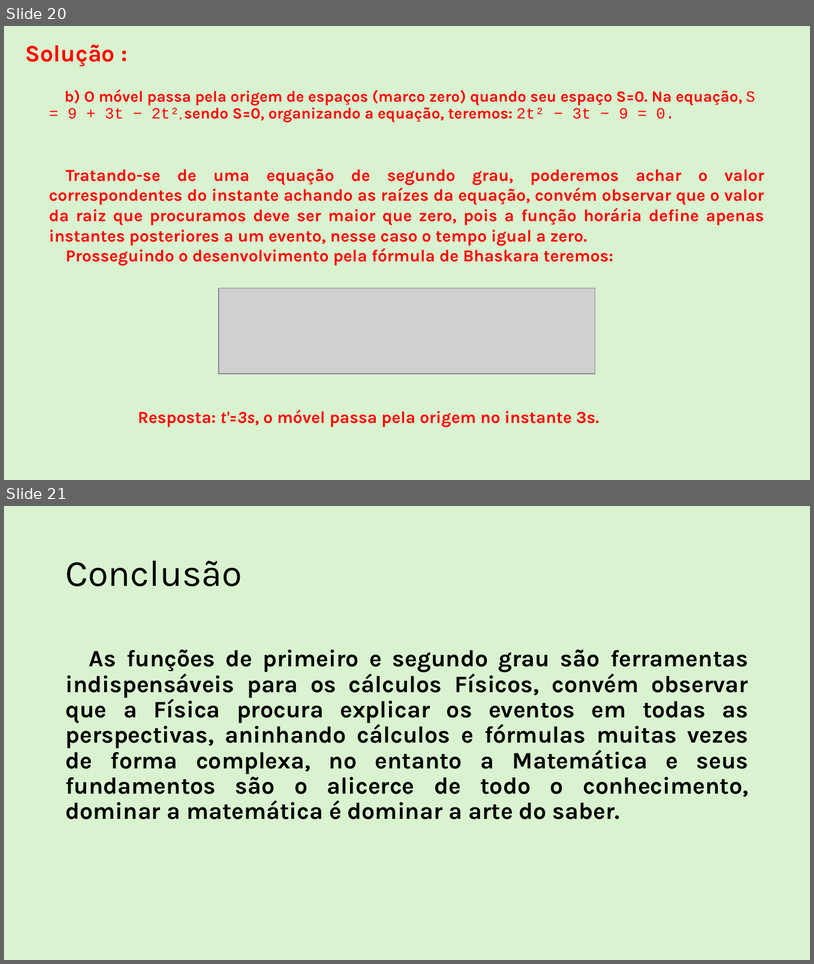
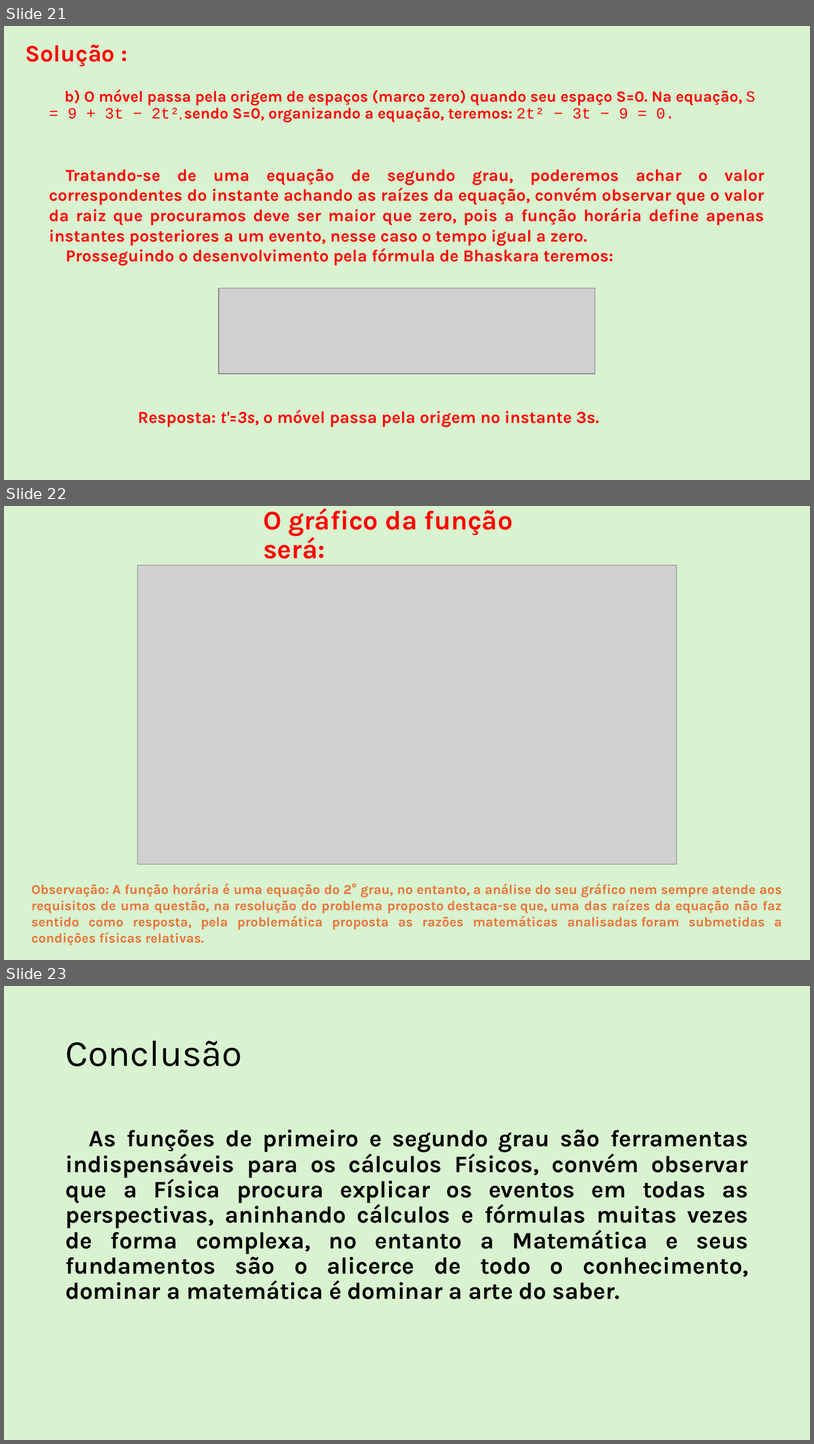
Before and after one commit to Rafael-Silva-Natal/IFRN_apresentacoes, a slide deck: Downloads/Matematica Fundamental.pptx. Shown one above the other, each under a label of ours: slides 20 and 21 before the commit, slides 21, 22 and 23 after it. The pictures are 814x964 and 814x1444 pixels, drawn with LibreOffice and Linux fonts; fonts in the diff are those of the drawing; grey boxes stand for pictures. Boxes give left, top, right and bottom in pixels: in the first picture for what was removed or moved away, otherwise in the second. Text is boxed around its words. In the diff, an @@ line names an element or a change of style, - is before the commit and + after.

Commit message:
commit Finalizacao Do trabalho de matemática

```diff
--- a/Downloads/Matematica Fundamental.pptx
+++ b/Downloads/Matematica Fundamental.pptx
@@ slide 22 added at [4, 506, 810, 960], background #D9F2D0 @@
@@ title added at [263, 508, 513, 565], 32 pt, text #FF0000, bold @@
+O gráfico da função será:
@@ picture added at [138, 565, 677, 864] @@
@@ text added at [32, 883, 782, 945], 16 pt, text #E97132, bold @@
+Observação: A função horária é uma equação do 2° grau, no entanto, a análise do seu gráfico nem sempre atende aos requisitos de uma questão, na resolução do problema proposto destaca-se que, uma das raízes da equação não faz sentido como resposta, pela problemática proposta as razões matemáticas analisadas foram submetidas a condições físicas relativas.
@@ what was slide 20 is now slide 21 @@
@@ what was slide 21 is now slide 23 @@
```
Also in this commit, not shown: 1 other slide added, 8 other files.
